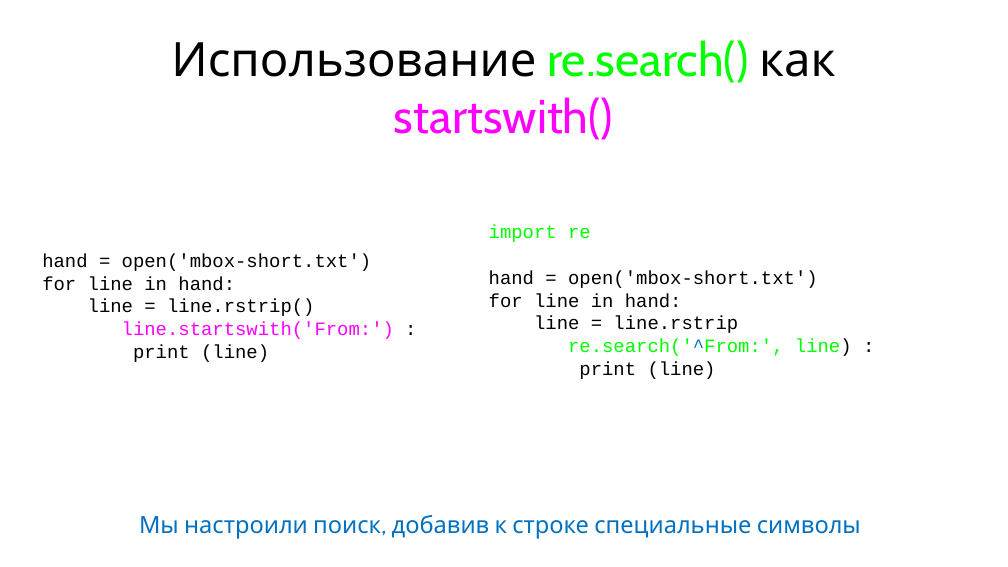
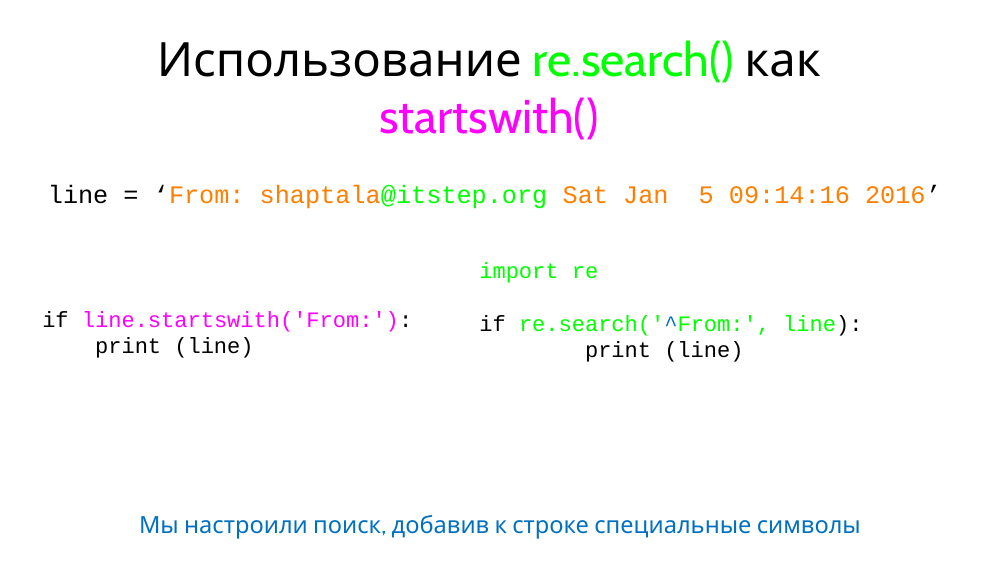
Before and after one commit to maxchv/LearnPython, a slide deck: slide 20 of week06/Strings.pptx. Drawn at 1008x567 pixels with LibreOffice and Linux fonts; fonts in the diff are those of the drawing. Boxes give left, top, right and bottom in pixels: in the first picture for what was removed or moved away, otherwise in the second. Text is boxed around its words. In the diff, an @@ line names an element or a change of style, - is before the commit and + after.

```diff
--- a/week06/Strings.pptx
+++ b/week06/Strings.pptx
@@ title "Использование re.search() как startswith()": place and size @@
-title "Использование re.search() как startswith()" at [171, 40, 836, 140]
+title "Использование re.search() как startswith()" at [157, 40, 821, 140]
@@ text added at [48, 184, 941, 209], 32 pt, text #FF7F00 @@
+line = ‘From: shaptala@itstep.org Sat Jan 5 09:14:16 2016’
@@ text "if line.startswith('From:'):": place and size @@
-text "if line.startswith('From:'):" at [42, 254, 394, 362]
+text "if line.startswith('From:'):" at [42, 311, 412, 358]
@@ text "import re": place and size @@
-text "import re" at [489, 225, 852, 379]
+text "import re" at [479, 262, 862, 362]
@@ text at [479, 262, 743, 362]: size 24 to 28 pt in "import re", "print (line)" @@
@@ text at [42, 311, 412, 332]: text changed; size 24 to 28 pt; text colour #000000 to #FF00FF @@
-hand = open('mbox-short.txt')
-for line in hand:
-line = line.rstrip()
-if line.startswith('From:') :
+if line.startswith('From:'):
@@ text at [479, 315, 862, 336]: text changed; size 24 to 28 pt; text colour #000000 to #00FF00 @@
-hand = open('mbox-short.txt')
-for line in hand:
-line = line.rstrip()
-if re.search('^From:', line) :
+if re.search('^From:', line):
@@ text at [95, 338, 253, 358]: size 24 to 28 pt in "print (line)" @@
```
Also in this commit, not shown: 17 other slides changed, 2 other files.
